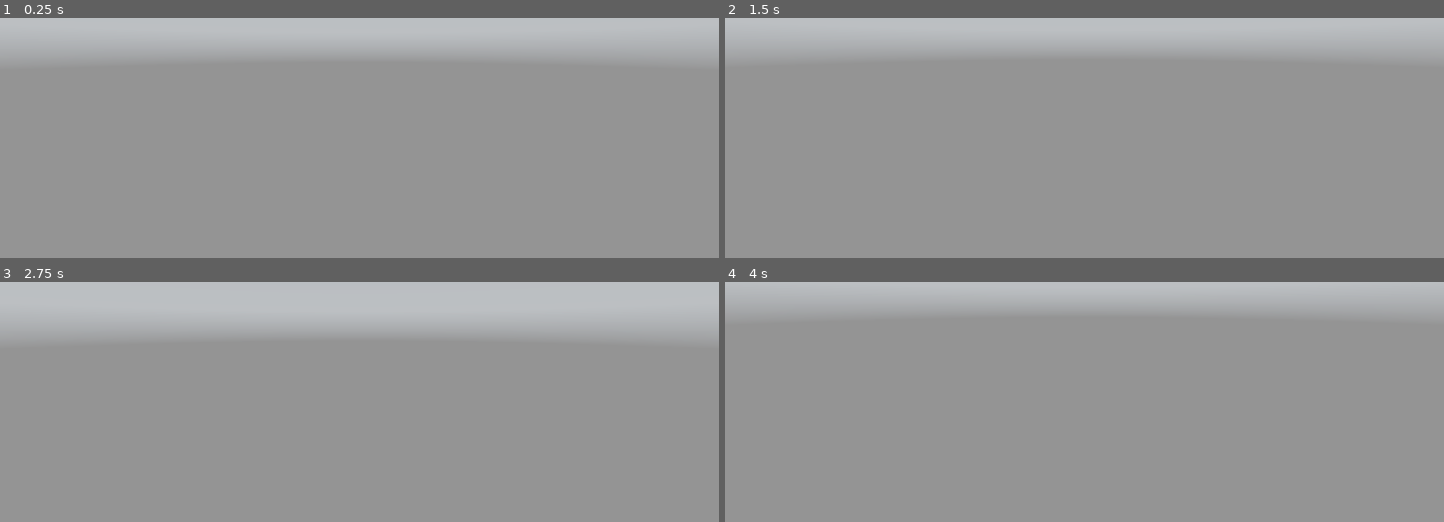
Above: before the commit, frames 1-4 (two rows, left to right).
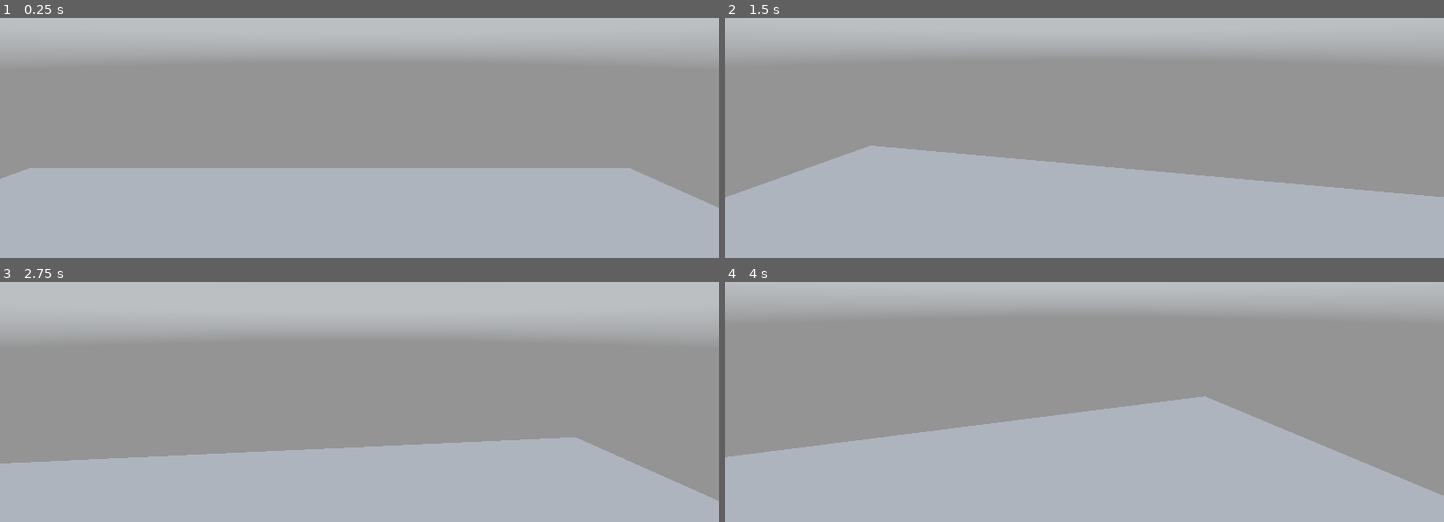
Above: after the commit, the same moments.

Repository: MilkAndBanana01/GODOT-FPS-Toolkit
Game: Godot game, scene res://Demo - Facility/World.tscn
Two runs of this game, one before a commit and one after it. Both use one fixed random seed, a clock stepped at 60 frames per second and the inputs below. A sky picture missing from this copy of the repository is replaced by a grey-blue gradient.
Inputs (mouse positions are in pixels of both pictures, inside the frame that each line leads up to):
- Up to frame 1 (0.25 s): no input
- Up to frame 2 (1.5 s): tap Enter (ui_accept) at 0.5, 0.6, 0.77, 1.07, 1.25, 1.35 s; move the mouse to (1120, 46) at 0.52 s; hold Up (ui_up) from 0.53 s (still down); move the mouse to (1048, 49) at 1.27 s
- Up to frame 3 (2.75 s): keep holding Up (ui_up); tap Enter (ui_accept) at 1.52, 1.82, 2, 2.1 s; move the mouse to (373, 303) at 2.02 s
- Up to frame 4 (4 s): keep holding Up (ui_up); tap Enter (ui_accept) at 2.75, 2.85, 3.02, 3.32, 3.5, 3.6, 3.77 s; move the mouse to (1077, 318) at 2.77 s; move the mouse to (1134, 315) at 3.52 s

The runs differ from the first frame. In frame 1, 36% of the frame differs, in the area x 0-100%, y 62-100%; in frame 2, 36%; in frame 3, 28%; in frame 4, 37%, in the area x 0-100%, y 47-100%.

Commit message:
Procedural Collision Shape not working properly

Diff:
--- a/GODOT FPS Toolkit (Godot 3.4)/Demo - Facility/World.tscn
+++ b/GODOT FPS Toolkit (Godot 3.4)/Demo - Facility/World.tscn
@@ -1,7 +1,8 @@
-[gd_scene load_steps=7 format=2]
+[gd_scene load_steps=8 format=2]
 
 [ext_resource path="res://sky.exr" type="Texture" id=1]
 [ext_resource path="res://Player/Scenes/Abilities/Camera/Camera.tscn" type="PackedScene" id=2]
+[ext_resource path="res://Player/Scenes/Abilities/Movement/Movement.tscn" type="PackedScene" id=3]
 
 [sub_resource type="PanoramaSky" id=1]
 panorama = ExtResource( 1 )
@@ -32,5 +33,8 @@
 shape = SubResource( 4 )
 
 [node name="KinematicBody" type="KinematicBody" parent="."]
+transform = Transform( 1, 0, 0, 0, 1, 0, 0, 0, 1, 0, 5.03874, 0 )
 
 [node name="Camera" parent="KinematicBody" instance=ExtResource( 2 )]
+
+[node name="Movement" parent="KinematicBody" instance=ExtResource( 3 )]
--- a/GODOT FPS Toolkit (Godot 3.4)/Player/Scenes/Abilities/Camera/Camera.gd
+++ b/GODOT FPS Toolkit (Godot 3.4)/Player/Scenes/Abilities/Camera/Camera.gd
@@ -8,6 +8,7 @@
 var rotationVelocity: Vector2
 
 var headExists : bool
+var camExists : bool
 
 var enabled := true
 var sensitivity : float = 0
@@ -85,17 +86,22 @@
 	if Engine.is_editor_hint() == false:
 		player = get_parent()
 		for i in player.get_children():
-			if i is Spatial and not CollisionShape:
+			if i.name == "Head":
 				head = i
 				headExists = true
-				camera = head.get_node("Camera")
+				for child in head.get_children():
+					if child is Camera:
+						camera = child
+						camExists = true
 		if not headExists:
 			head = Spatial.new()
 			head.name = 'Head'
+			head.translate(Vector3(1,0,0))
+			player.call_deferred('add_child',head)
+			head.call_deferred('set_owner',player)
+		if not camExists:
 			camera = Camera.new()
 			camera.name = 'Camera'
-			player.call_deferred('add_child',head)
-			head.call_deferred('set_owner',player)
 			head.call_deferred('add_child',camera)
 			camera.call_deferred('set_owner',player)
 		Input.set_mouse_mode(Input.MOUSE_MODE_CAPTURED)
@@ -103,6 +109,8 @@
 func _input(event: InputEvent) -> void:
 	if event is InputEventMouseMotion:
 		mouseMovement = event.relative
+	if Input.is_key_pressed(KEY_ESCAPE):
+		get_tree().quit()
 
 func _physics_process(_delta: float) -> void:
 	if mouseMovement != null:
--- a/GODOT FPS Toolkit (Godot 3.4)/Player/Scenes/Abilities/Movement/Movement.gd
+++ b/GODOT FPS Toolkit (Godot 3.4)/Player/Scenes/Abilities/Movement/Movement.gd
@@ -54,13 +54,15 @@
 var customCrouchingAcc : float
 var airCrouching : int
 
+var collision
+var collExists : bool
+
 var player
 var grounded : bool
 var usedAcceleration : float
 var input : Vector2
 var direction : Vector3
 var gravityVec : Vector3
-
 
 func _get(property):
 	## MOVEMENT PROPERTIES
@@ -671,107 +673,120 @@
 
 func _ready() -> void:
 	player = get_parent()
-	if crouchingConfig == 0:
-		standingHeight = player.get_node("Collision").shape.height
-		crouchingHeight = standingHeight - decreaseStandingHeight
-
-func _physics_process(delta):
-
-	if Engine.is_editor_hint() == false:
-
-		if not player.is_on_floor():
-			grounded = false
-			if gravityStyle == 1:
-				gravityVec += Vector3.DOWN * gravity * delta
-			else:
-				if gravityVec.y > 0:
-					gravityVec += Vector3.DOWN * gravity * delta
-				else:
-					gravityVec = Vector3.DOWN * gravity
-			if airMomentumEnabled:
-				if movementStyle == 0:
-					if airMomentumStyle == 0:
-						usedAcceleration = speed
-					elif airMomentumStyle == 1:
-						usedAcceleration = speed + airMomentum
-					elif airMomentumStyle == 2:
-						usedAcceleration = airMomentum
-				else:
-					if airMomentumStyle == 1:
-						usedAcceleration = acceleration + airMomentum
-					elif airMomentumStyle == 2:
-						usedAcceleration = airMomentum
-		else:
-			if movementStyle == 0 and airMomentumStyle == 1:
-				usedAcceleration = speed
-			else:
-				usedAcceleration = acceleration
-			gravityVec = -player.get_floor_normal()
-			grounded = true
-
-		if jumpingEnabled and jumpCount < availableJumps and Input.is_action_just_pressed('ui_accept'):
-			jumpCount += 1
-			gravityVec = Vector3.UP * jumpHeight
-			input = Input.get_vector('move_left','move_right','move_forward','move_back')
-			direction = (player.transform.basis * Vector3(input.x, 0, input.y)).normalized()
-			if movementStyle == 0:
-				player.velocity.x = direction.x * speed
-				player.velocity.z = direction.z * speed
-		elif player.is_on_floor():
-			jumpCount = 0
-
-		input = Input.get_vector('move_left','move_right','move_forward','move_back')
-		if (grounded and not airMovementEnabled) \
-		or airMovementEnabled \
-		or ((not grounded) and jumpMovementEnabled and (jumpCount <= jumpMovementAllowed)):
-			direction = (player.transform.basis * Vector3(input.x, 0, input.y)).normalized()
-
-		player.get_node("Collision").shape.height = lerp(
-			player.get_node("Collision").shape.height,
-		int(crouchingConfig == 1) * ((standingHeight * int(not Input.is_action_pressed('crouch')) + (crouchingHeight * int(Input.is_action_pressed('crouch'))))) + int(crouchingConfig == 0) * (standingHeight - (int(grounded or airCrouching == 1 or airCrouching == 2) * (int(crouchingEnabled and Input.is_action_pressed('crouch')) * decreaseStandingHeight))),
-		delta * crouchingSpeed)
-
-		if runningEnabled and Input.is_action_pressed('sprint'):
-			if runningStyle == 2:
-				player.velocity = player.velocity.lerp(Vector3(direction.x,0,direction.z) * (speed + (int(runningEnabled and (Input.is_action_pressed('sprint') and (runningAirEnabled or grounded))) * runningSpeed)),delta * runningAcc)
-
-		if grounded \
-		or (airMovementEnabled and airMovementStyle == 0) \
-		or ((not grounded) and jumpMovementEnabled and (jumpCount <= jumpMovementAllowed)):
-			if movementStyle == 0:
-					var currentSpeed = ((speed
-						+ (int(runningEnabled and (Input.is_action_pressed('sprint') and (runningAirEnabled or grounded))) * runningSpeed))
-						- (int(crouchingEnabled and Input.is_action_pressed('crouch') and crouchingSpeedConfig == 0 and (grounded or airCrouching == 1 or airCrouching == 3)) * decreaseSpeed))
-					if not Input.is_action_pressed('crouch'):
-						player.velocity = Vector3.ZERO
-						player.velocity.x = direction.x * currentSpeed
-						player.velocity.z = direction.z * currentSpeed
-					elif crouchingSpeedStyle == 1 and Input.is_action_pressed('crouch'):
-						player.velocity = player.velocity.lerp(Vector3(direction.x,0,direction.z) * customCrouchingSpeed,delta * customCrouchingAcc)
-			else:
-					var currentSpeed = ((speed
-						+ (int(runningEnabled and (Input.is_action_pressed('sprint') and (runningAirEnabled or grounded))) * runningSpeed))
-						- (int(crouchingEnabled and Input.is_action_pressed('crouch') and crouchingSpeedConfig == 0 and (grounded or airCrouching == 1 or airCrouching == 3)) * decreaseSpeed))
-					player.velocity = player.velocity.lerp(Vector3(direction.x,0,direction.z) * currentSpeed,delta * usedAcceleration)
-
-		if airMovementEnabled:
-			if not grounded:
-				if airMovementStyle == 1:
-					player.velocity = Vector3.ZERO
-					player.velocity.x = direction.x * airMovementSpeed
-					player.velocity.z = direction.z * airMovementSpeed
-				if airMovementStyle == 2:
-					player.velocity = player.velocity.lerp(Vector3(direction.x,0,direction.z) * airMovementSpeed,delta * airMovementAcc)
-
-		if crouchingEnabled \
-		and Input.is_action_pressed('crouch') \
-		and crouchingSpeedConfig == 1 \
-		and (grounded or (not grounded and (airCrouching == 1 or airCrouching == 3))):
-			if crouchingSpeedStyle == 0:
-				player.velocity.x = direction.x * customCrouchingSpeed
-				player.velocity.z = direction.z * customCrouchingSpeed
-		if input == Vector2.ZERO and frictionEnabled and grounded:
-			player.velocity = player.velocity.lerp(Vector3.ZERO,delta * friction)
-		player.velocity.y = gravityVec.y
-
-		player.move_and_slide()
+	for i in player.get_children():
+		if i is CollisionShape:
+			collision = i
+			collExists = true
+	if not collExists:
+		collision = CollisionShape.new()
+		collision.name = "Collision"
+		var capsule = CapsuleShape.new()
+		capsule.radius = 0.5
+		collision.set_shape(capsule)
+		collision.rotate_x(deg2rad(90))
+		player.call_deferred('add_child',collision)
+		collision.call_deferred('set_owner',player)
+#	if crouchingConfig == 0:
+#		standingHeight = player.get_node("Collision").shape.height
+#		crouchingHeight = standingHeight - decreaseStandingHeight
+#
+#func _physics_process(delta):
+#
+#	if Engine.is_editor_hint() == false:
+#
+#		if not player.is_on_floor():
+#			grounded = false
+#			if gravityStyle == 1:
+#				gravityVec += Vector3.DOWN * gravity * delta
+#			else:
+#				if gravityVec.y > 0:
+#					gravityVec += Vector3.DOWN * gravity * delta
+#				else:
+#					gravityVec = Vector3.DOWN * gravity
+#			if airMomentumEnabled:
+#				if movementStyle == 0:
+#					if airMomentumStyle == 0:
+#						usedAcceleration = speed
+#					elif airMomentumStyle == 1:
+#						usedAcceleration = speed + airMomentum
+#					elif airMomentumStyle == 2:
+#						usedAcceleration = airMomentum
+#				else:
+#					if airMomentumStyle == 1:
+#						usedAcceleration = acceleration + airMomentum
+#					elif airMomentumStyle == 2:
+#						usedAcceleration = airMomentum
+#		else:
+#			if movementStyle == 0 and airMomentumStyle == 1:
+#				usedAcceleration = speed
+#			else:
+#				usedAcceleration = acceleration
+#			gravityVec = -player.get_floor_normal()
+#			grounded = true
+#
+#		if jumpingEnabled and jumpCount < availableJumps and Input.is_action_just_pressed('ui_accept'):
+#			jumpCount += 1
+#			gravityVec = Vector3.UP * jumpHeight
+#			input = Input.get_vector('move_left','move_right','move_forward','move_back')
+#			direction = (player.transform.basis * Vector3(input.x, 0, input.y)).normalized()
+#			if movementStyle == 0:
+#				player.velocity.x = direction.x * speed
+#				player.velocity.z = direction.z * speed
+#		elif player.is_on_floor():
+#			jumpCount = 0
+#
+#		input = Input.get_vector('move_left','move_right','move_forward','move_back')
+#		if (grounded and not airMovementEnabled) \
+#		or airMovementEnabled \
+#		or ((not grounded) and jumpMovementEnabled and (jumpCount <= jumpMovementAllowed)):
+#			direction = (player.transform.basis * Vector3(input.x, 0, input.y)).normalized()
+#
+#		player.get_node("Collision").shape.height = lerp(
+#			player.get_node("Collision").shape.height,
+#		int(crouchingConfig == 1) * ((standingHeight * int(not Input.is_action_pressed('crouch')) + (crouchingHeight * int(Input.is_action_pressed('crouch'))))) + int(crouchingConfig == 0) * (standingHeight - (int(grounded or airCrouching == 1 or airCrouching == 2) * (int(crouchingEnabled and Input.is_action_pressed('crouch')) * decreaseStandingHeight))),
+#		delta * crouchingSpeed)
+#
+#		if runningEnabled and Input.is_action_pressed('sprint'):
+#			if runningStyle == 2:
+#				player.velocity = player.velocity.lerp(Vector3(direction.x,0,direction.z) * (speed + (int(runningEnabled and (Input.is_action_pressed('sprint') and (runningAirEnabled or grounded))) * runningSpeed)),delta * runningAcc)
+#
+#		if grounded \
+#		or (airMovementEnabled and airMovementStyle == 0) \
+#		or ((not grounded) and jumpMovementEnabled and (jumpCount <= jumpMovementAllowed)):
+#			if movementStyle == 0:
+#					var currentSpeed = ((speed
+#						+ (int(runningEnabled and (Input.is_action_pressed('sprint') and (runningAirEnabled or grounded))) * runningSpeed))
+#						- (int(crouchingEnabled and Input.is_action_pressed('crouch') and crouchingSpeedConfig == 0 and (grounded or airCrouching == 1 or airCrouching == 3)) * decreaseSpeed))
+#					if not Input.is_action_pressed('crouch'):
+#						player.velocity = Vector3.ZERO
+#						player.velocity.x = direction.x * currentSpeed
+#						player.velocity.z = direction.z * currentSpeed
+#					elif crouchingSpeedStyle == 1 and Input.is_action_pressed('crouch'):
+#						player.velocity = player.velocity.lerp(Vector3(direction.x,0,direction.z) * customCrouchingSpeed,delta * customCrouchingAcc)
+#			else:
+#					var currentSpeed = ((speed
+#						+ (int(runningEnabled and (Input.is_action_pressed('sprint') and (runningAirEnabled or grounded))) * runningSpeed))
+#						- (int(crouchingEnabled and Input.is_action_pressed('crouch') and crouchingSpeedConfig == 0 and (grounded or airCrouching == 1 or airCrouching == 3)) * decreaseSpeed))
+#					player.velocity = player.velocity.lerp(Vector3(direction.x,0,direction.z) * currentSpeed,delta * usedAcceleration)
+#
+#		if airMovementEnabled:
+#			if not grounded:
+#				if airMovementStyle == 1:
+#					player.velocity = Vector3.ZERO
+#					player.velocity.x = direction.x * airMovementSpeed
+#					player.velocity.z = direction.z * airMovementSpeed
+#				if airMovementStyle == 2:
+#					player.velocity = player.velocity.lerp(Vector3(direction.x,0,direction.z) * airMovementSpeed,delta * airMovementAcc)
+#
+#		if crouchingEnabled \
+#		and Input.is_action_pressed('crouch') \
+#		and crouchingSpeedConfig == 1 \
+#		and (grounded or (not grounded and (airCrouching == 1 or airCrouching == 3))):
+#			if crouchingSpeedStyle == 0:
+#				player.velocity.x = direction.x * customCrouchingSpeed
+#				player.velocity.z = direction.z * customCrouchingSpeed
+#		if input == Vector2.ZERO and frictionEnabled and grounded:
+#			player.velocity = player.velocity.lerp(Vector3.ZERO,delta * friction)
+#		player.velocity.y = gravityVec.y
+#
+#		player.move_and_slide()
